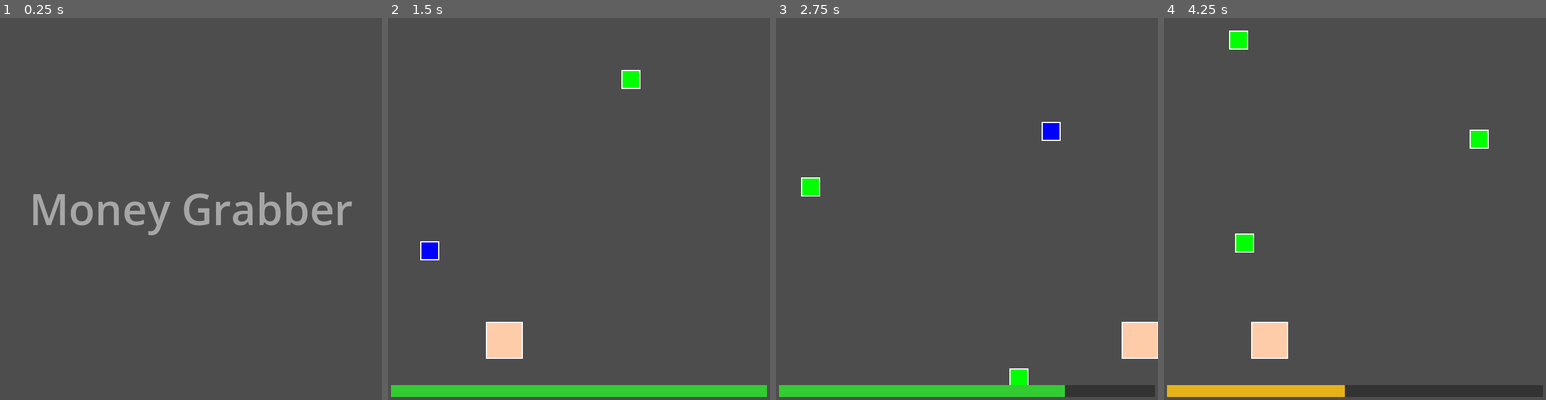
Above: before the commit, frames 1-4 (left to right).
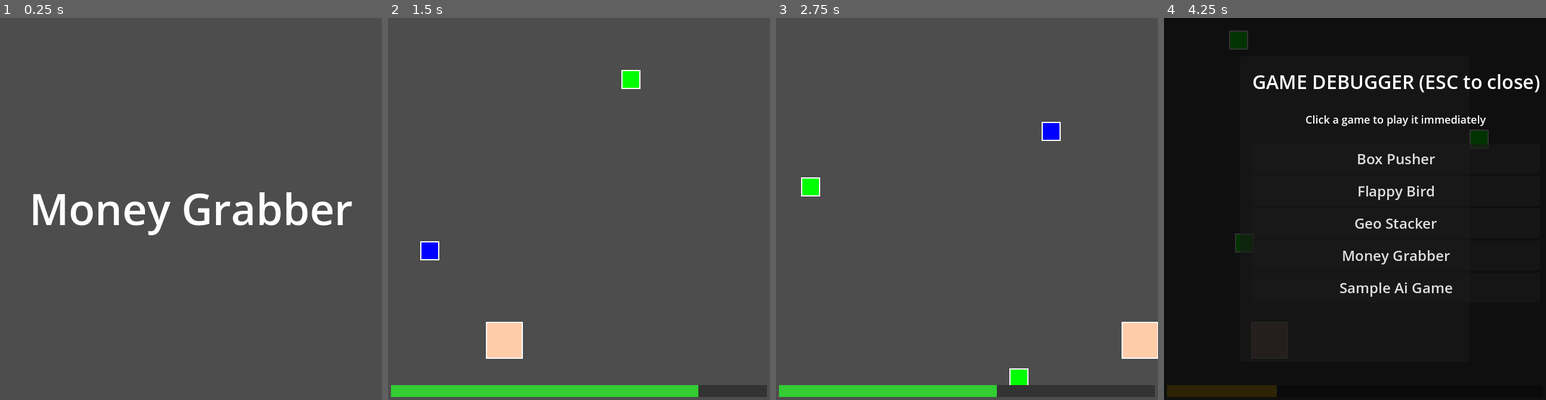
Above: after the commit, the same moments.

Repository: Tombarr/ai-microgames
Game: Godot game, scene res://main.tscn
Same seed, same stepped clock (60 frames per second), same inputs: the game is played once before the commit and once after it.
Inputs (mouse positions are in pixels of both pictures, inside the frame that each line leads up to):
- Up to frame 1 (0.25 s): no input
- Up to frame 2 (1.5 s): move the mouse to (663, 189) at 0.52 s; hold D (move_right) 0.53-1.28 s; click (663, 189) at 0.67 s; tap Space (jump) at 0.77, 1.07 s; move the mouse to (502, 228) at 1.27 s; hold S (move_down) from 1.28 s (still down); click (502, 228) at 1.42 s
- Up to frame 3 (2.75 s): tap Space (jump) at 1.52, 1.82 s; move the mouse to (1005, 124) at 2.02 s; release S (move_down) at 2.03 s; hold D (move_right) from 2.03 s (still down); click (1005, 124) at 2.17 s
- Up to frame 4 (4.25 s): move the mouse to (1335, 285) at 2.77 s; release D (move_right) at 2.78 s; hold W (move_up) 2.78-3.53 s; click (1335, 285) at 2.92 s; tap Space (jump) at 3.02, 3.32, 3.77, 4.07 s; move the mouse to (1469, 266) at 3.52 s; hold A (move_left) from 3.53 s (still down); click (1469, 266) at 3.67 s; tap Escape (toggle_debugger, bound only after the commit) at 4.15 s

The runs differ from the first frame. In frame 1, 2.5% of the frame differs, in the area x 8-93%, y 45-57%; in frame 2, 0.6%; in frame 3, 0.6%; in frame 4, 100%, in the area x 0-100%, y 0-100%.

Commit message:
update games flappy bird and sample_ai add debugger

Diff:
--- a/games/flappy_bird/main.gd
+++ b/games/flappy_bird/main.gd
@@ -8,7 +8,7 @@
 const PIPE_WIDTH: float = 60.0
 const PIPE_GAP: float = 180.0
 const PIPE_SPEED: float = 200.0
-const PIPE_SPACING: float = 250.0
+const PIPE_SPACING: float = 400.0  # Increased spacing between pipes
 const TARGET_SCORE: int = 3  # Need to pass 3 pipes in 5 seconds
 
 # Sound effects
@@ -24,6 +24,7 @@
 var pipes_passed: int = 0
 var next_pipe_x: float = 0.0
 var game_ended: bool = false
+var grace_period: float = 0.3  # Give player time to react before gravity
 
 func _ready():
 	instruction = "TAP!"
@@ -33,7 +34,7 @@
 
 	# Create bird
 	bird = Area2D.new()
-	bird.position = Vector2(viewport_size.x * 0.25, viewport_size.y * 0.5)
+	bird.position = Vector2(viewport_size.x * 0.15, viewport_size.y * 0.4)  # Start slightly higher
 	add_child(bird)
 
 	# Bird visual (yellow circle)
@@ -60,7 +61,7 @@
 
 	# Spawn first pipe farther away to give player time to react
 	# Use bird's starting Y position for the first pipe gap to ensure it's safe
-	next_pipe_x = viewport_size.x * 0.7
+	next_pipe_x = viewport_size.x * 0.8  # Start at 80% from left (near right edge)
 	_spawn_pipe(bird.position.y)
 
 	print("Flappy Bird Started! Pass " + str(TARGET_SCORE) + " pipes!")
@@ -71,7 +72,9 @@
 	# Check timeout
 	if time_elapsed >= GAME_DURATION:
 		if not game_ended:
-			$sfx_lose.play()
+			# Only play lose sound if player didn't score
+			if current_score == 0:
+				$sfx_lose.play()
 			end_game()
 			game_ended = true
 		return
@@ -80,8 +83,9 @@
 	if game_ended:
 		return
 
-	# Apply gravity with speed multiplier
-	bird_velocity += GRAVITY * speed_multiplier * delta
+	# Apply gravity with speed multiplier (after grace period)
+	if time_elapsed > grace_period:
+		bird_velocity += GRAVITY * speed_multiplier * delta
 	bird.position.y += bird_velocity * delta
 
 	# Check if bird hit floor or ceiling
@@ -164,7 +168,10 @@
 	if safe_gap_y > 0:
 		gap_y = safe_gap_y
 	else:
-		gap_y = randf_range(PIPE_GAP, viewport_size.y - PIPE_GAP)
+		# Keep gaps in the middle 60% of screen to avoid spawning too high/low
+		var min_gap = viewport_size.y * 0.3
+		var max_gap = viewport_size.y * 0.7
+		gap_y = randf_range(min_gap, max_gap)
 
 	# Top pipe
 	var top_pipe = _create_pipe_segment(gap_y - PIPE_GAP / 2, true)
--- a/games/sample_ai_game/main.gd
+++ b/games/sample_ai_game/main.gd
@@ -9,6 +9,7 @@
 var direction: Vector2
 var viewport_size: Vector2
 var time_elapsed: float = 0.0
+var game_ended: bool = false
 const GAME_DURATION: float = 5.0
 
 func _ready():
@@ -70,9 +71,14 @@
 
 	# Timeout check
 	if time_elapsed >= GAME_DURATION:
-		$sfx_lose.play()
-		add_score(0)
-		end_game()
+		if not game_ended:
+			$sfx_lose.play()
+			end_game()
+			game_ended = true
+		return
+
+	# Stop game logic after game ends
+	if game_ended:
 		return
 
 	# Move target with Speed Multiplier
@@ -96,6 +102,10 @@
 		direction.y *= -1
 
 func _input(event):
+	# Ignore input after game ends
+	if game_ended:
+		return
+
 	if not is_instance_valid(target):
 		return
 
@@ -112,5 +122,6 @@
 		add_score(100)
 		$sfx_win.play()
 		end_game()
+		game_ended = true
 		print("TARGET HIT!")
 		target.queue_free()
--- a/project.godot
+++ b/project.godot
@@ -55,6 +55,11 @@
 , Object(InputEventKey,"resource_local_to_scene":false,"resource_name":"","device":-1,"window_id":0,"alt_pressed":false …(186 unchanged characters)…
 ]
 }
+toggle_debugger={
+"deadzone": 0.5,
+"events": [Object(InputEventKey,"resource_local_to_scene":false,"resource_name":"","device":-1,"window_id":0,"alt_pressed":false,"shift_pressed":false,"ctrl_pressed":false,"meta_pressed":false,"pressed":false,"keycode":0,"physical_keycode":4194305,"key_label":0,"unicode":0,"location":0,"echo":false,"script":null)
+]
+}
 
 [rendering]
 
--- a/shared/scripts/director.gd
+++ b/shared/scripts/director.gd
@@ -35,9 +35,11 @@
 var progress_bar_bg: ColorRect
 var game_title_label: Label
 var status_label: Label
+var game_debugger: Node
 
 func _ready() -> void:
 	_setup_ui()
+	_setup_debugger()
 	_reset_game_state()
 	# We start the loop deferred to ensure everything is initialized
 	call_deferred("start_game_loop")
@@ -151,6 +153,43 @@
 	status_label.visible = false
 	status_label.z_index = 100  # Ensure on top of game content
 	add_child(status_label)
+
+func _setup_debugger() -> void:
+	# Load and instantiate the game debugger
+	var debugger_script = load("res://shared/scripts/game_debugger.gd")
+	game_debugger = CanvasLayer.new()
+	game_debugger.set_script(debugger_script)
+	game_debugger.name = "GameDebugger"
+	add_child(game_debugger)
+
+	# Connect to game selection signal
+	game_debugger.game_selected.connect(_on_debugger_game_selected)
+
+func _on_debugger_game_selected(game_id: String) -> void:
+	print("Director: Loading game from debugger - " + game_id)
+
+	# Stop current game if running
+	if current_game:
+		await _cleanup_current_game()
+
+	# Reset game state for fresh start
+	game_active = false
+	game_timer = 0.0
+
+	# Hide UI elements
+	progress_bar.visible = false
+	progress_bar_bg.visible = false
+	status_label.visible = false
+
+	# Load the selected game
+	_load_and_start_game(game_id)
+
+func _cleanup_current_game():
+	if is_instance_valid(current_game):
+		current_game.queue_free()
+		current_game = null
+		# Wait one frame to ensure the game is fully removed
+		await get_tree().process_frame
 
 func _reset_game_state() -> void:
 	current_speed_multiplier = initial_speed
@@ -311,18 +350,18 @@
 	game_title_label.text = title
 	game_title_label.visible = true
 
-	# Fade in title over 0.5 seconds
+	# Fade in title over 0.15 seconds
 	var tween = create_tween()
-	tween.tween_property(game_title_label, "modulate:a", 1.0, 0.5)
-
-	# Wait 1 second total (0.5 fade in + 0.5 display)
-	await get_tree().create_timer(1.0).timeout
+	tween.tween_property(game_title_label, "modulate:a", 1.0, 0.15)
+
+	# Wait 0.4 seconds total (0.15 fade in + 0.25 display)
+	await get_tree().create_timer(0.4).timeout
 
 	# Fade out title and fade in game simultaneously
 	var fade_tween = create_tween()
 	fade_tween.set_parallel(true)
-	fade_tween.tween_property(game_title_label, "modulate:a", 0.0, 0.5)
-	fade_tween.tween_property(current_game, "modulate:a", 1.0, 0.5)
+	fade_tween.tween_property(game_title_label, "modulate:a", 0.0, 0.15)
+	fade_tween.tween_property(current_game, "modulate:a", 1.0, 0.15)
 
 	await fade_tween.finished
 
--- /dev/null
+++ b/shared/scripts/game_debugger.gd
@@ -0,0 +1,134 @@
+extends CanvasLayer
+
+## Game Debugger: Quick access to test individual games
+## Press F3 to toggle
+
+signal game_selected(game_id: String)
+
+var debug_panel: Panel
+var game_list_container: VBoxContainer
+var scroll_container: ScrollContainer
+var is_visible: bool = false
+
+func _ready():
+	layer = 1000  # Above everything else
+	visible = false
+	call_deferred("_create_ui")
+
+func _input(event):
+	if event.is_action_pressed("toggle_debugger"):
+		toggle_debugger()
+		get_viewport().set_input_as_handled()
+
+func toggle_debugger():
+	is_visible = !is_visible
+	visible = is_visible
+
+	if is_visible:
+		_populate_game_list()
+
+func _create_ui():
+	var viewport_size = get_viewport().get_visible_rect().size
+
+	# Semi-transparent background
+	var bg = ColorRect.new()
+	bg.color = Color(0, 0, 0, 0.8)
+	bg.size = viewport_size
+	bg.mouse_filter = Control.MOUSE_FILTER_STOP
+	add_child(bg)
+
+	# Debug panel
+	debug_panel = Panel.new()
+	debug_panel.position = Vector2(viewport_size.x * 0.2, viewport_size.y * 0.1)
+	debug_panel.size = Vector2(viewport_size.x * 0.6, viewport_size.y * 0.8)
+	add_child(debug_panel)
+
+	# Container for panel contents
+	var vbox = VBoxContainer.new()
+	vbox.position = Vector2(20, 20)
+	vbox.size = debug_panel.size - Vector2(40, 40)
+	debug_panel.add_child(vbox)
+
+	# Title
+	var title = Label.new()
+	title.text = "GAME DEBUGGER (ESC to close)"
+	title.add_theme_font_size_override("font_size", 32)
+	title.horizontal_alignment = HORIZONTAL_ALIGNMENT_CENTER
+	vbox.add_child(title)
+
+	# Spacer
+	var spacer1 = Control.new()
+	spacer1.custom_minimum_size = Vector2(0, 20)
+	vbox.add_child(spacer1)
+
+	# Instructions
+	var instructions = Label.new()
+	instructions.text = "Click a game to play it immediately"
+	instructions.add_theme_font_size_override("font_size", 18)
+	instructions.horizontal_alignment = HORIZONTAL_ALIGNMENT_CENTER
+	vbox.add_child(instructions)
+
+	# Spacer
+	var spacer2 = Control.new()
+	spacer2.custom_minimum_size = Vector2(0, 20)
+	vbox.add_child(spacer2)
+
+	# Scroll container for game list
+	scroll_container = ScrollContainer.new()
+	scroll_container.custom_minimum_size = Vector2(0, viewport_size.y * 0.5)
+	scroll_container.size_flags_vertical = Control.SIZE_EXPAND_FILL
+	vbox.add_child(scroll_container)
+
+	# Game list container
+	game_list_container = VBoxContainer.new()
+	game_list_container.size_flags_horizontal = Control.SIZE_EXPAND_FILL
+	scroll_container.add_child(game_list_container)
+
+func _populate_game_list():
+	# Clear existing items
+	for child in game_list_container.get_children():
+		child.queue_free()
+
+	# Get game list from Director's static list
+	var games_dir = "res://games/"
+	var game_list = [
+		"box_pusher",
+		"flappy_bird",
+		"geo_stacker",
+		"money_grabber",
+		"sample_ai_game",
+	]
+
+	for game_id in game_list:
+		var scene_path = games_dir + game_id + "/main.tscn"
+		if not ResourceLoader.exists(scene_path):
+			continue
+
+		# Create button for each game
+		var button = Button.new()
+		button.text = _format_game_name(game_id)
+		button.custom_minimum_size = Vector2(0, 50)
+		button.add_theme_font_size_override("font_size", 24)
+
+		# Store game_id in metadata
+		button.set_meta("game_id", game_id)
+
+		# Connect button press
+		button.pressed.connect(_on_game_button_pressed.bind(game_id))
+
+		game_list_container.add_child(button)
+
+func _format_game_name(game_id: String) -> String:
+	# Convert "flappy_bird" to "Flappy Bird"
+	var words = game_id.split("_")
+	var formatted = ""
+	for word in words:
+		if formatted != "":
+			formatted += " "
+		formatted += word.capitalize()
+	return formatted
+
+func _on_game_button_pressed(game_id: String):
+	print("Debugger: Selected game - " + game_id)
+	game_selected.emit(game_id)
+	toggle_debugger()  # Close debugger after selection
